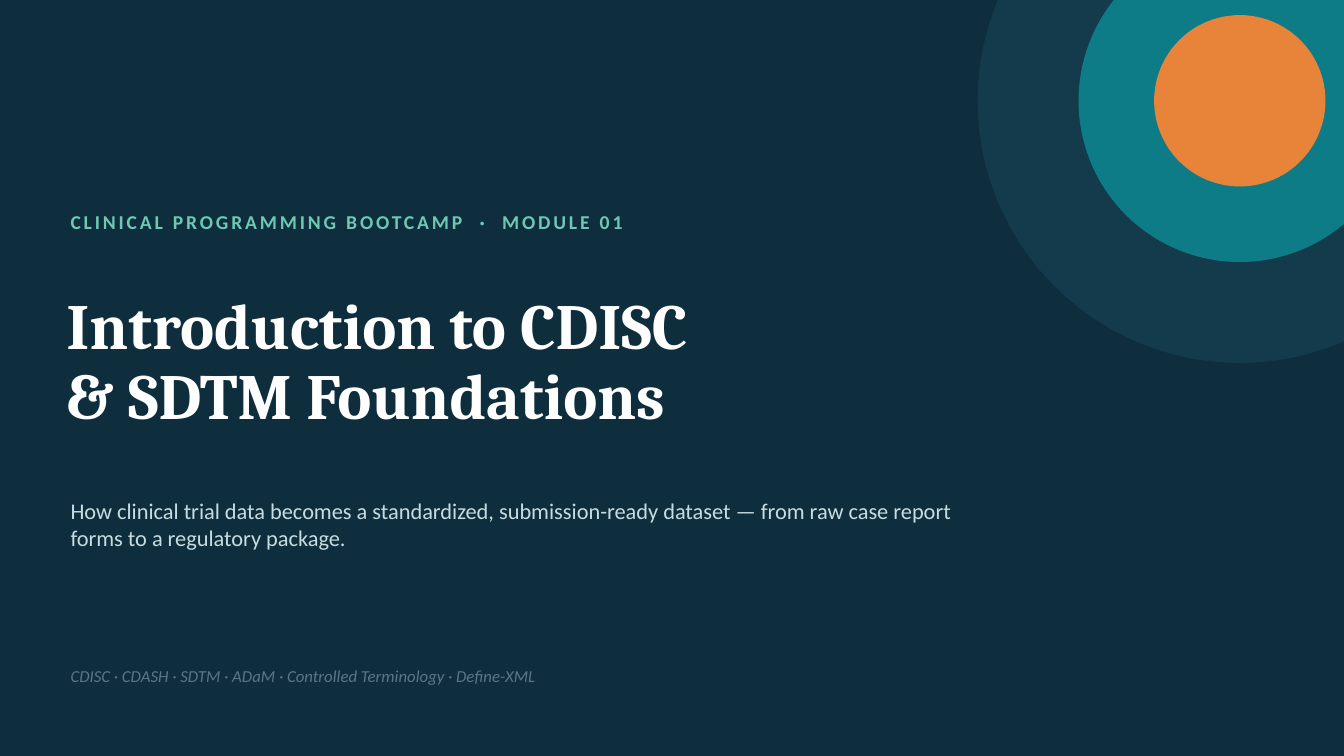
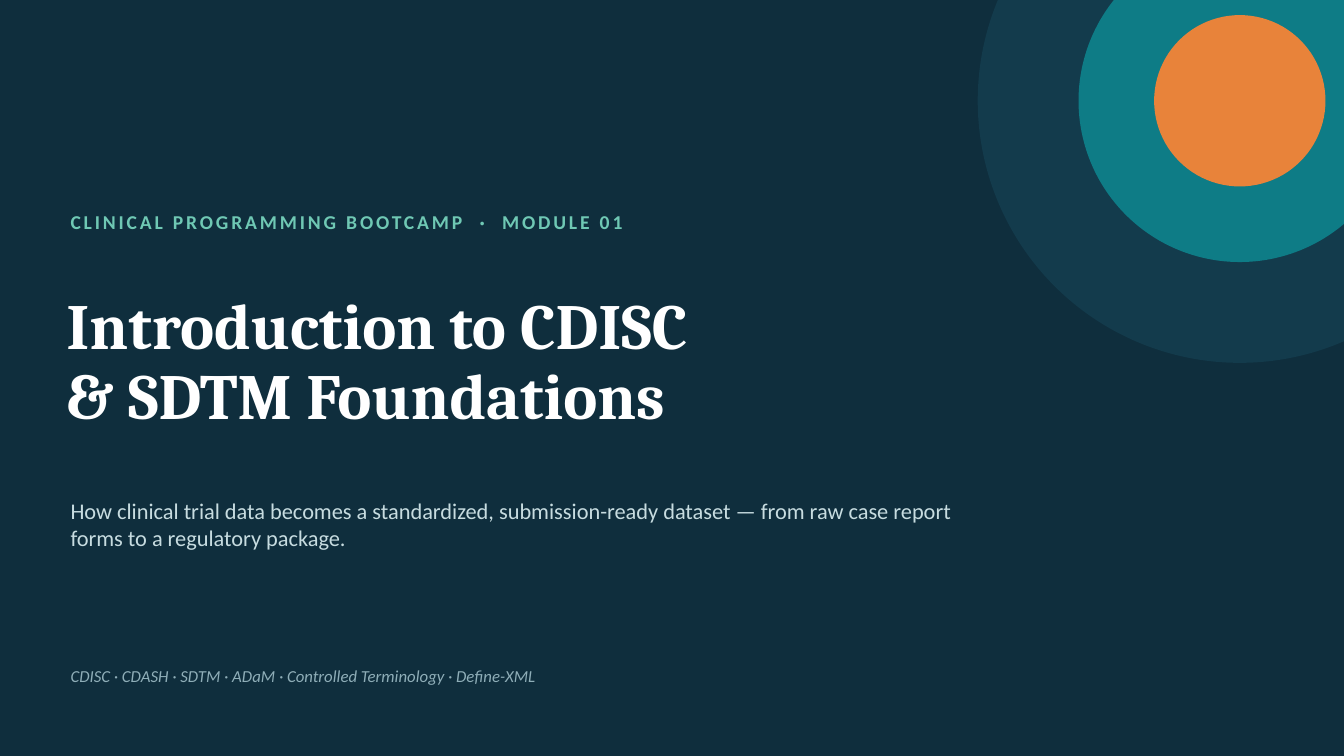
Before and after one commit to shabeebkk/sdtm-clinical-programming-bootcamp, a slide deck: slide 1 of presentations/01_intro_sdtm.pptx. Drawn at 1344x756 pixels with LibreOffice and Linux fonts; fonts in the diff are those of the drawing. Boxes give left, top, right and bottom in pixels: in the first picture for what was removed or moved away, otherwise in the second. Text is boxed around its words. In the diff, an @@ line names an element or a change of style, - is before the commit and + after.

```diff
--- a/presentations/01_intro_sdtm.pptx
+++ b/presentations/01_intro_sdtm.pptx
@@ text "CDISC · CDASH · SDTM ..." at (71, 670, 535, 685): text colour #5A7682 to #8FAEB8 @@
```
Also in this commit, not shown: 44 other files.
